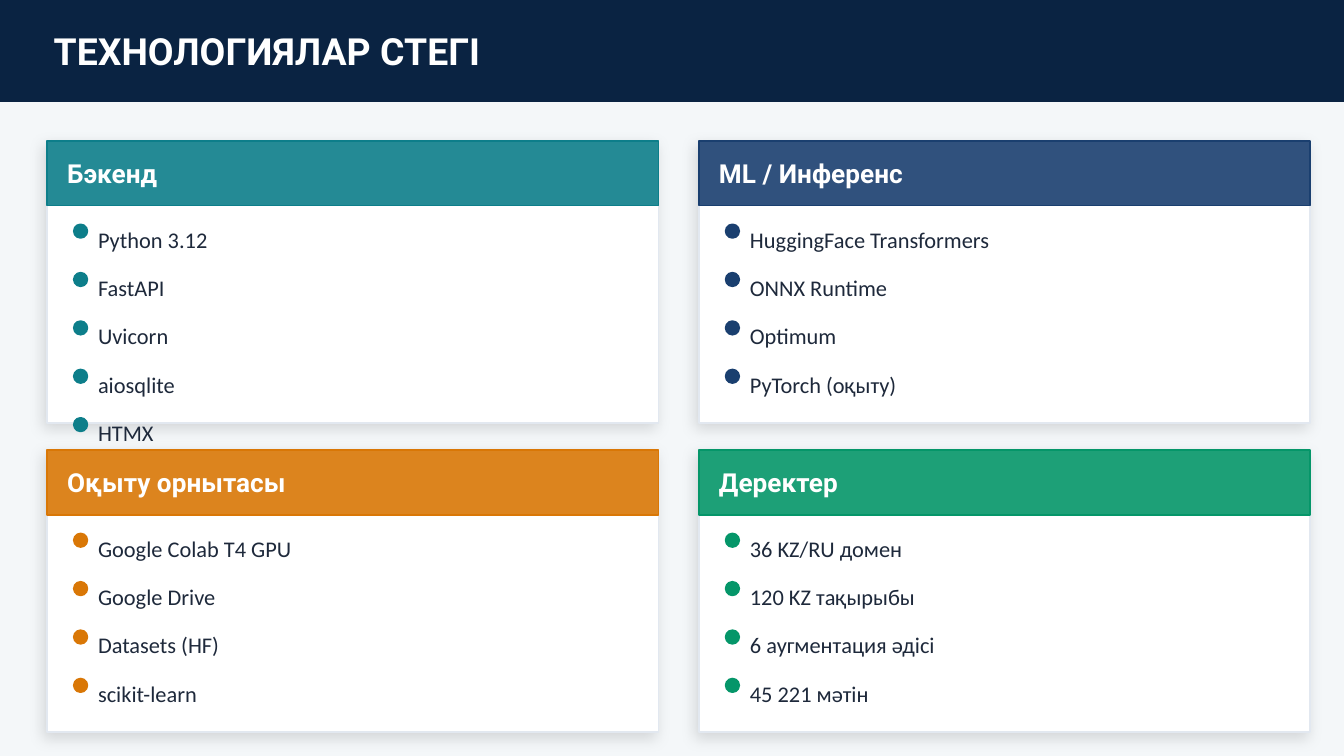
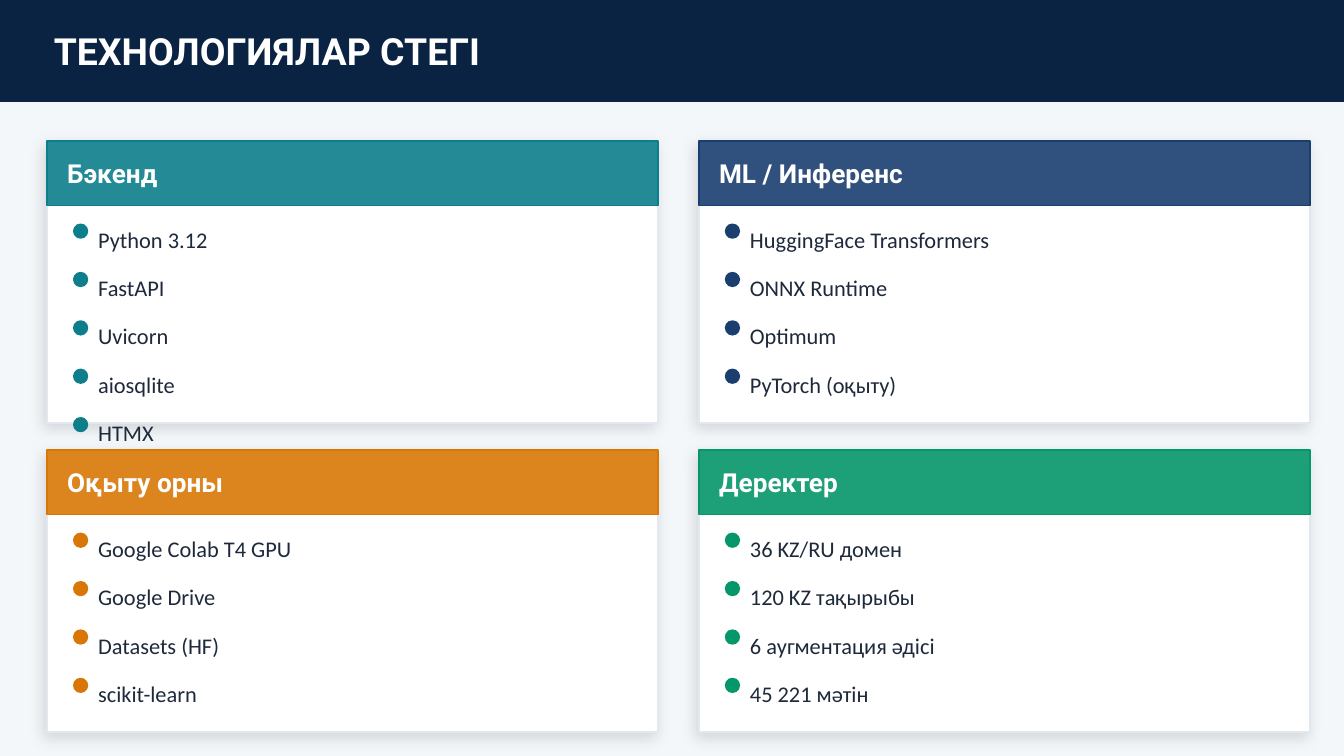
Before and after one commit to Medeeet/-disinformation, a slide deck: slide 8 of presentation_kz.pptx. Drawn at 1344x756 pixels with LibreOffice and Linux fonts; fonts in the diff are those of the drawing. Boxes give left, top, right and bottom in pixels: in the first picture for what was removed or moved away, otherwise in the second. Text is boxed around its words. In the diff, an @@ line names an element or a change of style, - is before the commit and + after.

```diff
--- a/presentation_kz.pptx
+++ b/presentation_kz.pptx
@@ text at [67,473,223,498]: text changed @@
-Оқыту орнытасы
+Оқыту орны
```
Also in this commit, not shown: 4 other slides changed, 11 other files.
